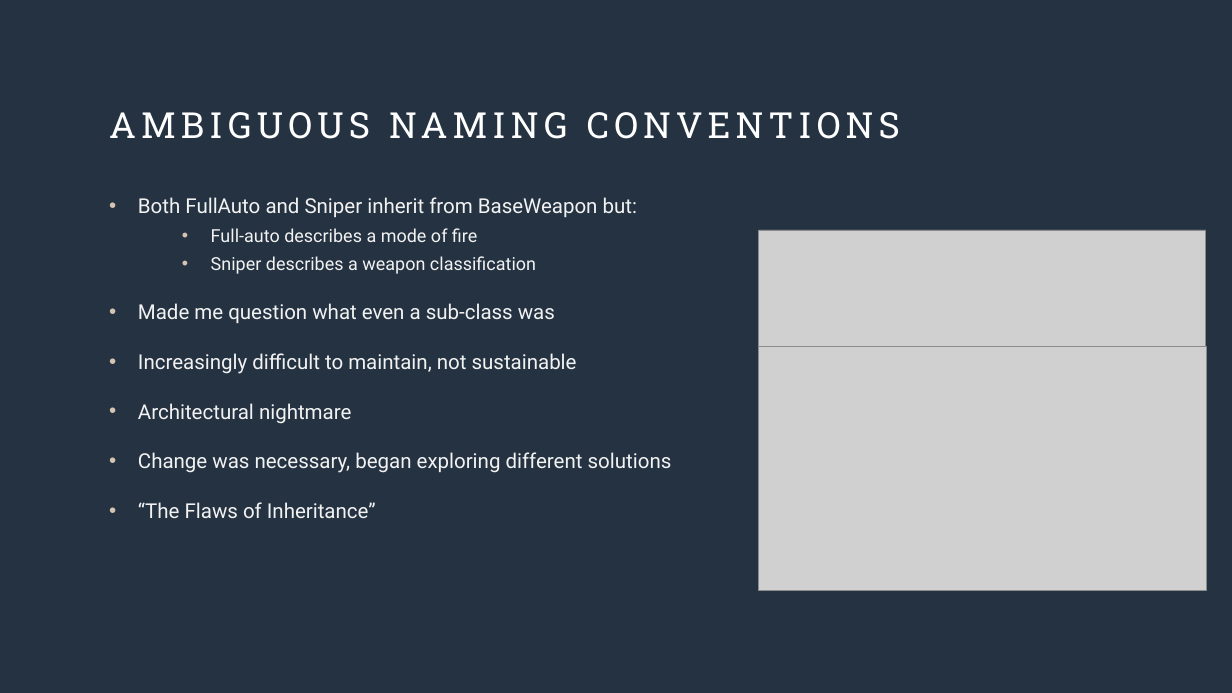
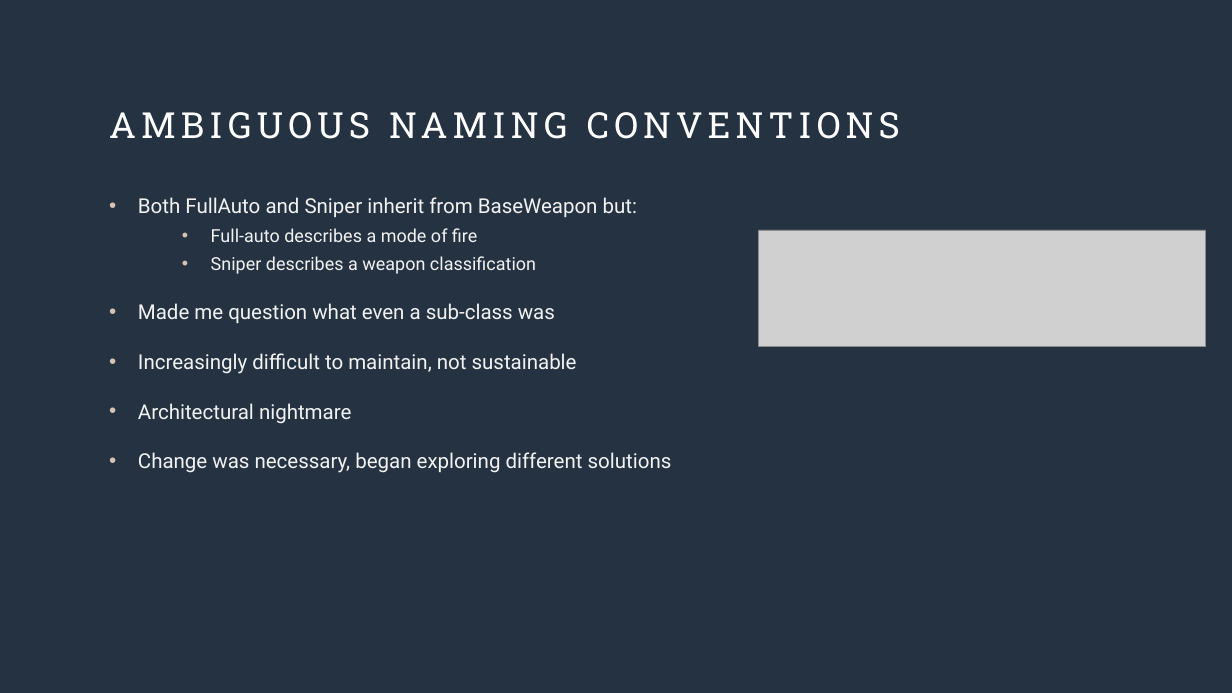
Before and after one commit to 4sela/cs332-assign, a slide deck: slide 9 of _Presentation/Presentation.pptx. Drawn at 1232x693 pixels with LibreOffice and Linux fonts; fonts in the diff are those of the drawing; grey boxes stand for pictures. Boxes give left, top, right and bottom in pixels: in the first picture for what was removed or moved away, otherwise in the second. Text is boxed around its words. In the diff, an @@ line names an element or a change of style, - is before the commit and + after.

```diff
--- a/_Presentation/Presentation.pptx
+++ b/_Presentation/Presentation.pptx
@@ picture removed at (759,347,1206,591) @@
@@ text at (138,502,376,518): paragraph removed @@
-• “The Flaws of Inheritance”
```
Also in this commit, not shown: 5 other slides changed.
